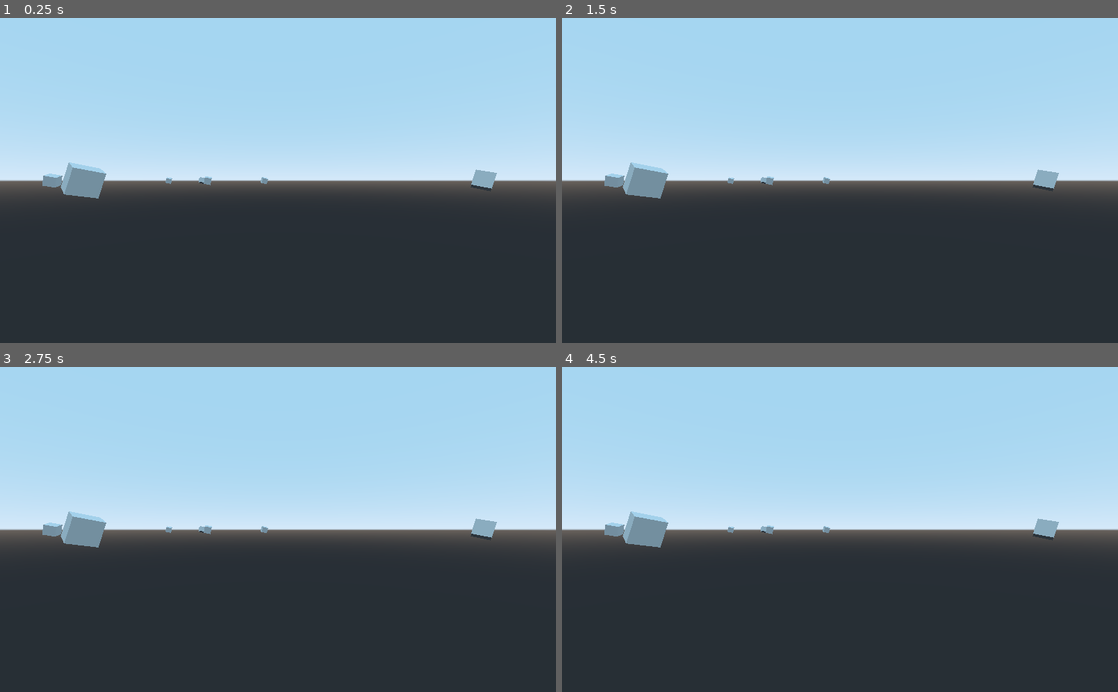
Above: before the commit, frames 1-4 (two rows, left to right).
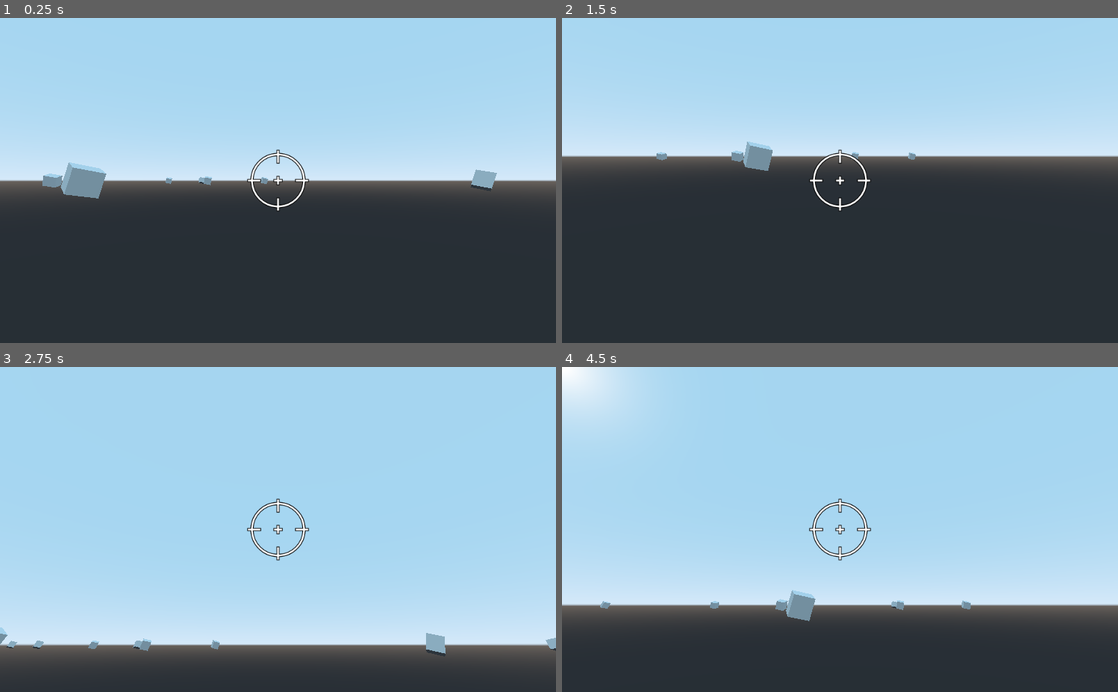
Above: after the commit, the same moments.

Repository: BloodOrange/SpaceExplorer
Game: Godot game, scene res://Spatial.tscn
The game is run twice, just before and just after one commit, with the same random seed, the same clock (stepped at 60 frames per second) and the same inputs. This scene is started directly instead of the project's main scene.
Inputs (mouse positions are in pixels of both pictures, inside the frame that each line leads up to):
- Up to frame 1 (0.25 s): no input
- Up to frame 2 (1.5 s): tap Enter at 0.5 s; move the mouse to (962, 164) at 0.52 s; hold Right (ui_right) 0.53-1.28 s; tap Space at 1.25 s; move the mouse to (728, 196) at 1.27 s; hold Down (ui_down) from 1.28 s (still down)
- Up to frame 3 (2.75 s): tap Enter at 2 s; move the mouse to (333, 458) at 2.02 s; release Down (ui_down) at 2.03 s; hold Right (ui_right) from 2.03 s (still down)
- Up to frame 4 (4.5 s): tap Space at 2.75, 4.25 s; move the mouse to (812, 594) at 2.77 s; release Right (ui_right) at 2.78 s; hold Up (ui_up) 2.78-3.53 s; tap Enter at 3.5 s; move the mouse to (1006, 578) at 3.52 s; hold Left (ui_left) from 3.53 s (still down); move the mouse to (673, 480) at 4.27 s

The runs differ from the first frame. In frame 1, 0.4% of the frame differs, in the area x 44-56%, y 40-60%; in frame 2, 12%; in frame 3, 49%, in the area x 0-100%, y 39-92%; in frame 4, 36%.

Commit message:
Ajout préliminaire des cannons

Diff:
--- a/BattleShip.gd
+++ b/BattleShip.gd
@@ -45,10 +45,11 @@
 	if seat_id < 1:
 		print("erreur de fauteuil")
 		return
-	var cameras = [$CaptainCamera, $CannonRFCamera, $CannonLFCamera, $CannonRBCamera, $CannonLBCamera]
-	var current_camera = cameras[seat_id - 1]
 
-	current_camera.current = true
+	var cameras = [$CaptainCamera, $CannonRF, $CannonLF, $CannonRB, $CannonLB]
+	var next_camera = cameras[seat_id - 1]
+
+	next_camera.current = true
 
 # Called every frame. 'delta' is the elapsed time since the previous frame.
 #func _process(delta):
--- /dev/null
+++ b/Cannon.gd
@@ -0,0 +1,36 @@
+extends Spatial
+
+# Declare member variables here. Examples:
+# var a = 2
+# var b = "text"
+export var angle_x_min = -60.0
+export var angle_x_max = 60
+export var angle_y_min = -45.0
+export var angle_y_max = 45
+
+export var current = false setget set_current
+
+func set_current(new_current):
+	current = new_current
+
+	$CanvasLayer/CenterContainer.visible = current
+	$CannonTurret/Camera.current = current
+
+# Called when the node enters the scene tree for the first time.
+func _ready():
+	Input.set_mouse_mode(Input.MOUSE_MODE_CAPTURED)
+
+# Called every frame. 'delta' is the elapsed time since the previous frame.
+#func _process(delta):
+#	pass
+
+func _input(event):
+	if not current:
+		return
+
+	if event is InputEventMouseMotion:
+		var rotx = $CannonTurret.rotation_degrees.y - event.relative.x / 10.0
+		$CannonTurret.rotation_degrees.y = clamp(rotx, angle_x_min, angle_x_max)
+
+		var roty = $CannonTurret/Camera.rotation_degrees.x - event.relative.y / 5.0
+		$CannonTurret/Camera.rotation_degrees.x = clamp(roty, angle_y_min, angle_y_max)
--- /dev/null
+++ b/Cannon.tscn
@@ -0,0 +1,28 @@
+[gd_scene load_steps=3 format=2]
+
+[ext_resource path="res://Cannon.gd" type="Script" id=1]
+[ext_resource path="res://crosshair.png" type="Texture" id=2]
+
+[node name="CannonBase" type="Spatial"]
+script = ExtResource( 1 )
+
+[node name="CannonTurret" type="Spatial" parent="."]
+
+[node name="Camera" type="Camera" parent="CannonTurret"]
+
+[node name="CanvasLayer" type="CanvasLayer" parent="."]
+
+[node name="CenterContainer" type="CenterContainer" parent="CanvasLayer"]
+visible = false
+anchor_right = 1.0
+anchor_bottom = 1.0
+__meta__ = {
+"_edit_use_anchors_": false
+}
+
+[node name="TextureRect" type="TextureRect" parent="CanvasLayer/CenterContainer"]
+margin_left = 448.0
+margin_top = 236.0
+margin_right = 576.0
+margin_bottom = 364.0
+texture = ExtResource( 2 )
--- a/Spatial.tscn
+++ b/Spatial.tscn
@@ -1,7 +1,8 @@
-[gd_scene load_steps=4 format=2]
+[gd_scene load_steps=5 format=2]
 
 [ext_resource path="res://Spatial.gd" type="Script" id=1]
 [ext_resource path="res://BattleShip.gd" type="Script" id=2]
+[ext_resource path="res://Cannon.tscn" type="PackedScene" id=3]
 
 [sub_resource type="CubeMesh" id=1]
 
@@ -15,17 +16,21 @@
 transform = Transform( 1, 0, 0, 0, 1, 0, 0, 0, 1, 0, 0, -5 )
 current = true
 
-[node name="CannonRFCamera" type="Camera" parent="BattleShip"]
+[node name="CannonRF" parent="BattleShip" instance=ExtResource( 3 )]
 transform = Transform( -1.62921e-07, 0, -1, 0, 1, 0, 1, 0, -1.62921e-07, 4, 0, -2 )
-
-[node name="CannonLFCamera" type="Camera" parent="BattleShip"]
+visible = false
+
+[node name="CannonLF" parent="BattleShip" instance=ExtResource( 3 )]
 transform = Transform( -1.62921e-07, 0, 1, 0, 1, 0, -1, 0, -1.62921e-07, -4, 0, -2 )
-
-[node name="CannonRBCamera" type="Camera" parent="BattleShip"]
+visible = false
+
+[node name="CannonRB" parent="BattleShip" instance=ExtResource( 3 )]
 transform = Transform( -1.62921e-07, 0, -1, 0, 1, 0, 1, 0, -1.62921e-07, 4, 0, 2 )
-
-[node name="CannonLBCamera" type="Camera" parent="BattleShip"]
+visible = false
+
+[node name="CannonLB" parent="BattleShip" instance=ExtResource( 3 )]
 transform = Transform( -1.62921e-07, 0, 1, 0, 1, 0, -1, 0, -1.62921e-07, -4, 0, 2 )
+visible = false
 
 [node name="Asteroids" type="Spatial" parent="."]
 
Binary file added: crosshair.png
Not shown, added: crosshair.png.import
